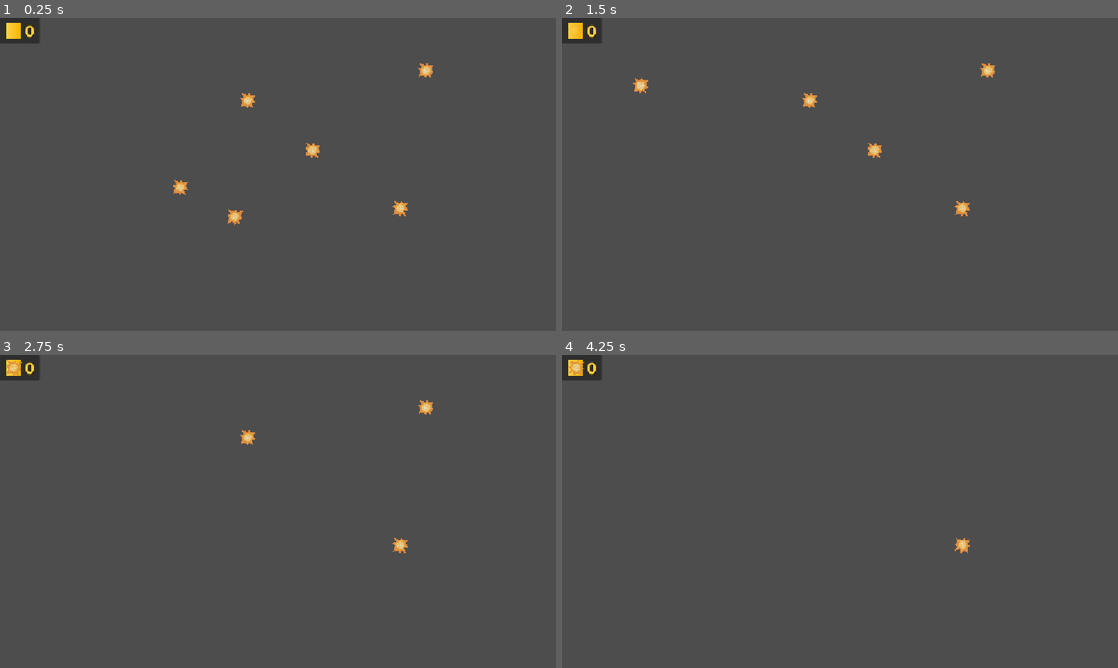
Above: before the commit, frames 1-4 (two rows, left to right).
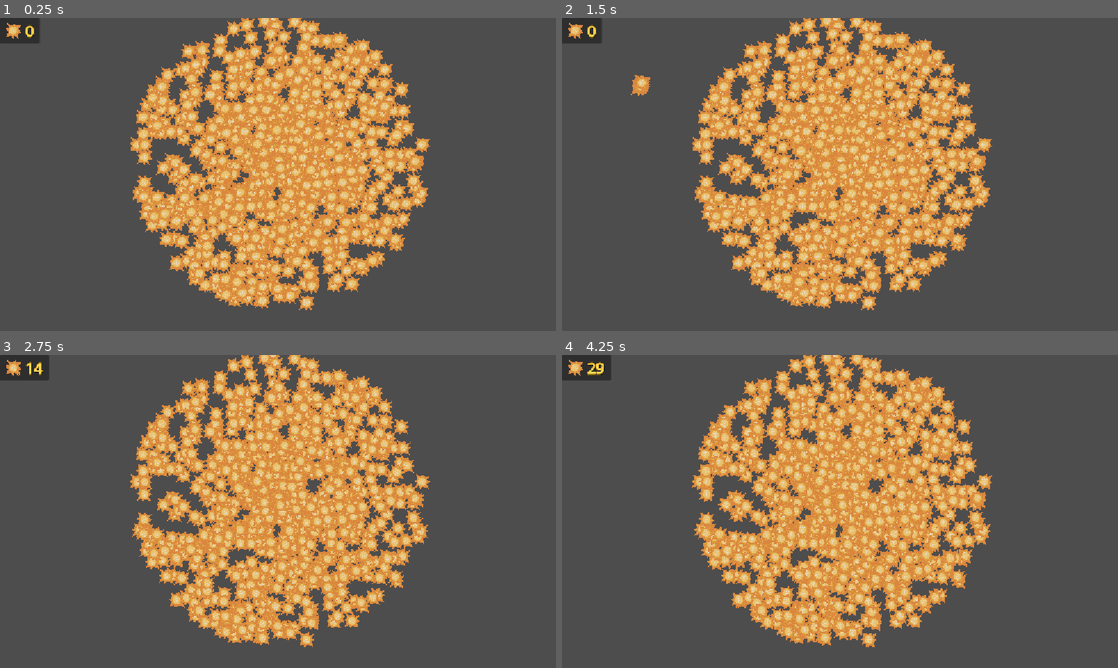
Above: after the commit, the same moments.

Repository: arthur-monteath/pvz-clone
Game: Godot game, scene res://main.tscn
The game is run twice, just before and just after one commit, with the same random seed, the same clock (stepped at 60 frames per second) and the same inputs.
Inputs (mouse positions are in pixels of both pictures, inside the frame that each line leads up to):
- Up to frame 1 (0.25 s): no input
- Up to frame 2 (1.5 s): move the mouse to (739, 187) at 0.52 s; move the mouse to (795, 218) at 1.27 s
- Up to frame 3 (2.75 s): move the mouse to (311, 486) at 2.02 s
- Up to frame 4 (4.25 s): move the mouse to (812, 436) at 2.77 s; move the mouse to (990, 408) at 3.52 s

The runs differ from the first frame. In frame 1, 32% of the frame differs, in the area x 1-78%, y 0-94%; in frame 2, 32%; in frame 3, 31%; in frame 4, 32%.

Commit message:
Implemented suns

Diff:
--- a/assets/sun/sun.gd
+++ b/assets/sun/sun.gd
@@ -11,6 +11,6 @@
 		sun_icon.get_global_rect().get_center(), 1.0
 		).tween_callback(
 		func() -> void:
-		owner.emit_signal("on_sun_collected")
+		(owner as Main).add_suns()
 		queue_free()
 	)
--- a/assets/sun/sun.tscn
+++ b/assets/sun/sun.tscn
@@ -33,7 +33,7 @@
 }]
 
 [sub_resource type="CircleShape2D" id="CircleShape2D_h0k1w"]
-radius = 12.0
+radius = 24.0
 
 [node name="Sun" type="Area2D"]
 script = ExtResource("1_vhamh")
@@ -42,7 +42,7 @@
 unique_name_in_owner = true
 sprite_frames = SubResource("SpriteFrames_vqe2t")
 autoplay = "default"
-frame_progress = 0.12025932
+frame_progress = 0.3994639
 
 [node name="CollisionShape2D" type="CollisionShape2D" parent="."]
 shape = SubResource("CircleShape2D_h0k1w")
--- a/main.gd
+++ b/main.gd
@@ -1,3 +1,22 @@
 class_name Main extends Node2D
 
-signal on_sun_collected
+signal on_sun_amount_changed(new_amount: int)
+
+@onready var overlay: CanvasLayer = %OverlayUI
+
+var suns: int = 0:
+	get: return suns
+	set(new_amount):
+		suns = new_amount
+		emit_signal("on_sun_amount_changed", new_amount)
+
+func add_suns(amount: int = 1):
+	suns = max(suns + amount, 0)
+
+const SUN = preload("uid://drc3771pvtotc")
+func _ready() -> void:
+	for i in range(1000):
+		var sun = SUN.instantiate()
+		sun.global_position = Vector2(580,300) + Utils.random_radius(300)
+		overlay.add_child(sun)
+		sun.owner = self
--- a/main.tscn
+++ b/main.tscn
@@ -1,16 +1,8 @@
-[gd_scene load_steps=7 format=3 uid="uid://cv5uicrj4s35"]
+[gd_scene load_steps=5 format=3 uid="uid://cv5uicrj4s35"]
 
 [ext_resource type="Script" uid="uid://5vos5sxe58df" path="res://main.gd" id="1_0xm2m"]
 [ext_resource type="Script" uid="uid://chu6ljqm27g3l" path="res://root_ui.gd" id="1_ig7tw"]
-[ext_resource type="PackedScene" uid="uid://drc3771pvtotc" path="res://assets/sun/sun.tscn" id="3_h2yge"]
-
-[sub_resource type="Gradient" id="Gradient_7dm0k"]
-colors = PackedColorArray(1, 0.827451, 0.28627452, 1, 0.96862745, 0.7137255, 0.003921569, 1)
-
-[sub_resource type="GradientTexture2D" id="GradientTexture2D_ig7tw"]
-gradient = SubResource("Gradient_7dm0k")
-width = 32
-height = 32
+[ext_resource type="Texture2D" uid="uid://d0htgvncta7g8" path="res://assets/sun/sun_icon.png" id="3_1bvp3"]
 
 [sub_resource type="LabelSettings" id="LabelSettings_7dm0k"]
 font_size = 32
@@ -31,6 +23,7 @@
 [node name="PanelContainer" type="PanelContainer" parent="RootUI"]
 offset_right = 40.0
 offset_bottom = 40.0
+mouse_filter = 2
 
 [node name="MarginContainer" type="MarginContainer" parent="RootUI/PanelContainer"]
 layout_mode = 2
@@ -46,7 +39,7 @@
 
 [node name="Icon" type="TextureRect" parent="RootUI/PanelContainer/MarginContainer/SunContainer"]
 layout_mode = 2
-texture = SubResource("GradientTexture2D_ig7tw")
+texture = ExtResource("3_1bvp3")
 stretch_mode = 3
 
 [node name="Label" type="Label" parent="RootUI/PanelContainer/MarginContainer/SunContainer"]
@@ -55,24 +48,6 @@
 label_settings = SubResource("LabelSettings_7dm0k")
 vertical_alignment = 1
 
-[node name="OverUI" type="CanvasLayer" parent="."]
+[node name="OverlayUI" type="CanvasLayer" parent="."]
+unique_name_in_owner = true
 layer = 2
-script = ExtResource("1_ig7tw")
-
-[node name="Sun" parent="OverUI" instance=ExtResource("3_h2yge")]
-position = Vector2(374, 351)
-
-[node name="Sun2" parent="OverUI" instance=ExtResource("3_h2yge")]
-position = Vector2(487, 412)
-
-[node name="Sun3" parent="OverUI" instance=ExtResource("3_h2yge")]
-position = Vector2(648, 274)
-
-[node name="Sun4" parent="OverUI" instance=ExtResource("3_h2yge")]
-position = Vector2(514, 171)
-
-[node name="Sun5" parent="OverUI" instance=ExtResource("3_h2yge")]
-position = Vector2(883, 109)
-
-[node name="Sun6" parent="OverUI" instance=ExtResource("3_h2yge")]
-position = Vector2(830, 394)
--- a/root_ui.gd
+++ b/root_ui.gd
@@ -1,3 +1,10 @@
 extends CanvasLayer
 
 @onready var sun_label: Label = %SunContainer/Label
+
+func _ready():
+	var main := owner as Main
+	main.on_sun_amount_changed.connect(_on_sun_amount_changed)
+
+func _on_sun_amount_changed(amount: int):
+	sun_label.text = str(amount)
--- a/utils.gd
+++ b/utils.gd
@@ -5,3 +5,6 @@
 	tw.set_ease(easing).set_trans(trans)
 	tw.tween_property(object, property, target, time)
 	return tw
+
+func random_radius(radius: float):
+	return Vector2.from_angle(TAU * randf()) * radius * randf()
Binary file added: assets/sun/sun_icon.png
Not shown, added: assets/sun/sun_icon.png.import
